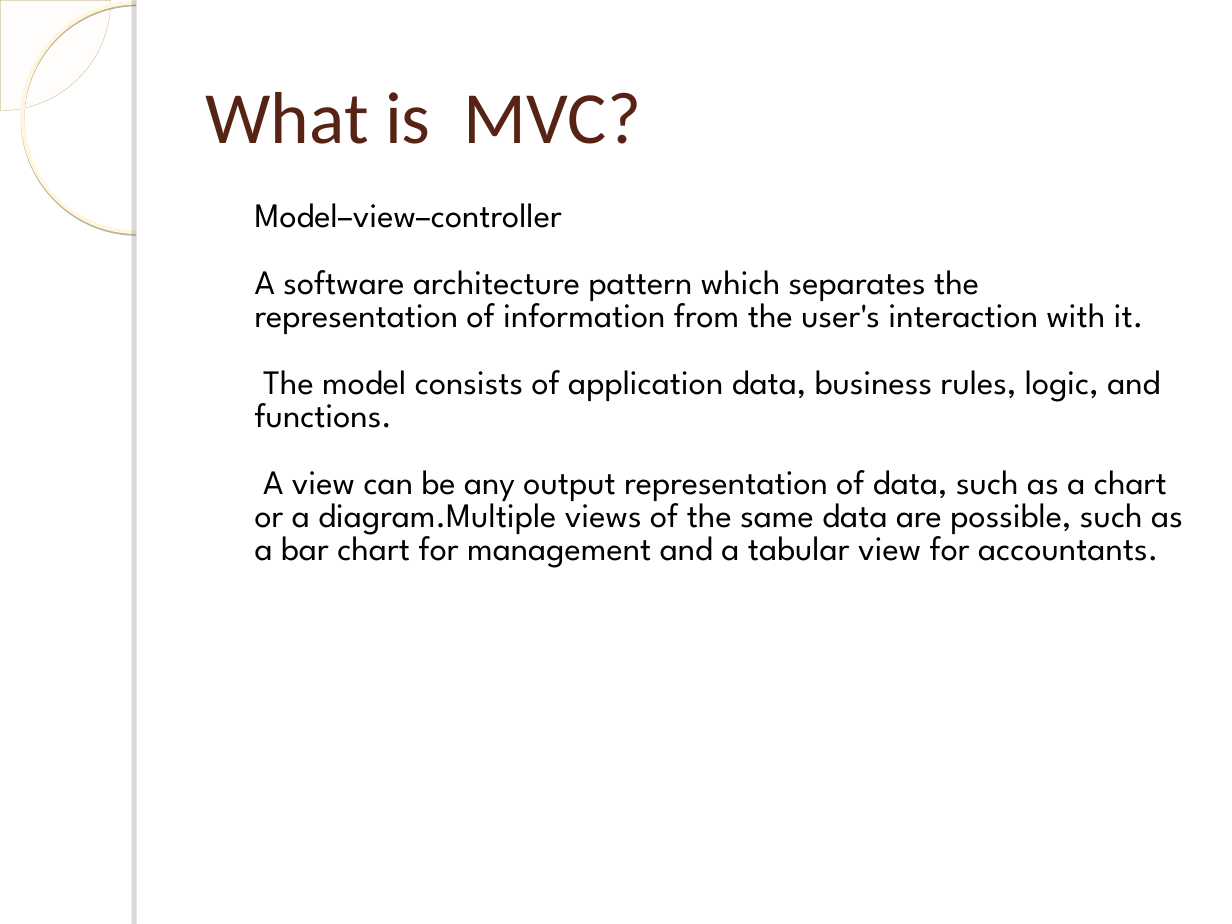
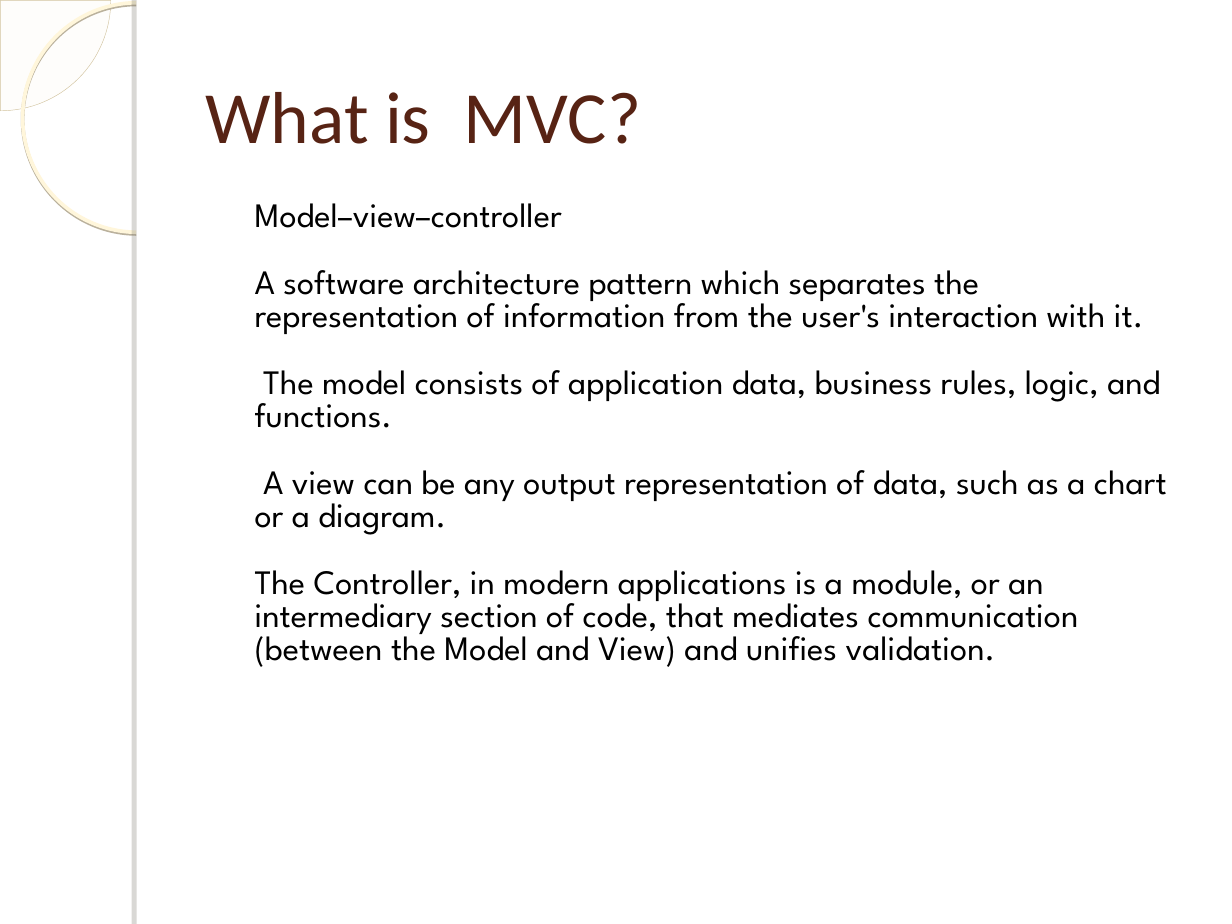
Before and after one commit to bugChanger/E-receipit_for_CSE404, a slide deck: slide 3 of MVC & use_case.ppt. Drawn at 1232x924 pixels with LibreOffice and Linux fonts; fonts in the diff are those of the drawing; background and template pictures are left out. Boxes give left, top, right and bottom in pixels: in the first picture for what was removed or moved away, otherwise in the second. Text is boxed around its words. In the diff, an @@ line names an element or a change of style, - is before the commit and + after.

```diff
--- a/MVC & use_case.ppt
+++ b/MVC & use_case.ppt
@@ text at <box>255,470,1167,667</box>: text changed @@
-• A view can be any output representation of data, such as a chart or a diagram.Multiple views of the same data are possible, such as a bar chart for management and a tabular view for accountants.
+• A view can be any output representation of data, such as a chart or a diagram.
+• The Controller, in modern applications is a module, or an intermediary section of code, that mediates communication (between the Model and View) and unifies validation.
```
Also in this commit, not shown: 18 other slides changed, 4 slides added, 4 slides removed, 2 other files.
